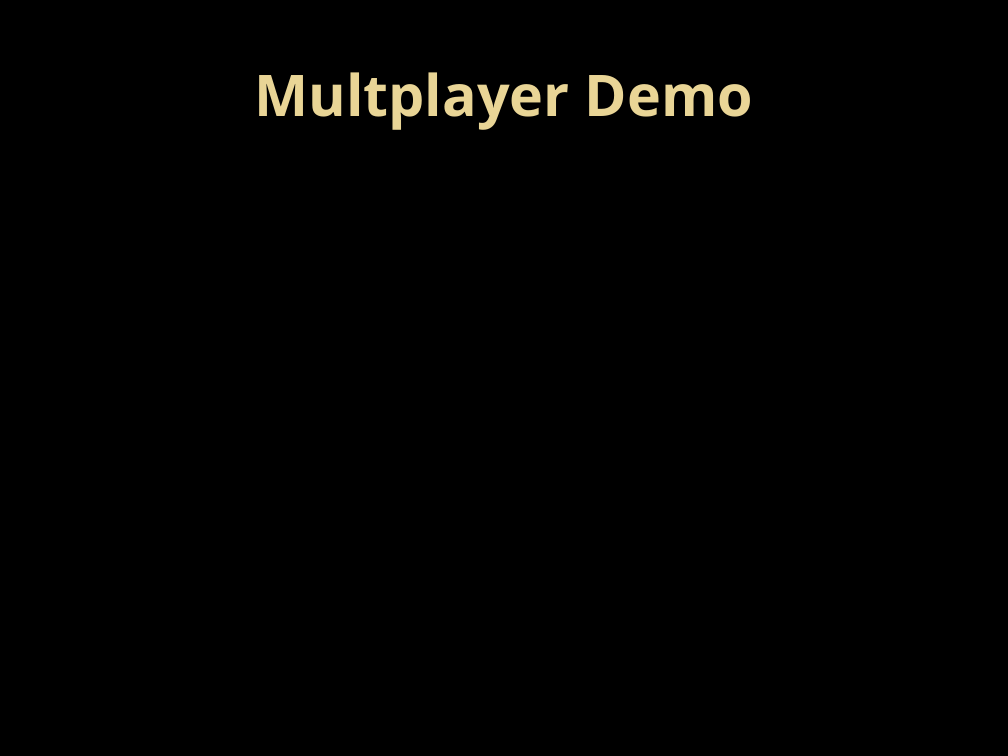
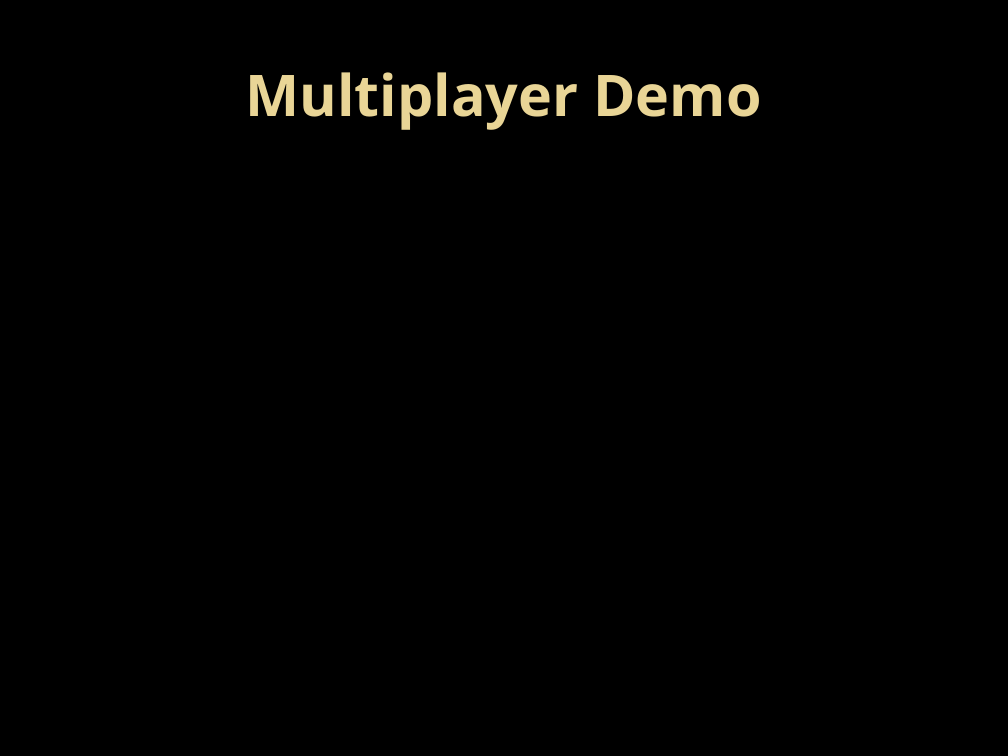
Before and after one commit to ProfBMoriarty/Knecht, a slide deck: slide 9 of Knecht.pptx. Drawn at 1008x756 pixels with LibreOffice and Linux fonts; fonts in the diff are those of the drawing; background and template pictures are left out. Boxes give left, top, right and bottom in pixels: in the first picture for what was removed or moved away, otherwise in the second. Text is boxed around its words. In the diff, an @@ line names an element or a change of style, - is before the commit and + after.

```diff
--- a/Knecht.pptx
+++ b/Knecht.pptx
@@ title at (246, 72, 761, 130): text changed @@
-Multplayer Demo
+Multiplayer Demo
```
Also in this commit, not shown: 1 other file.
